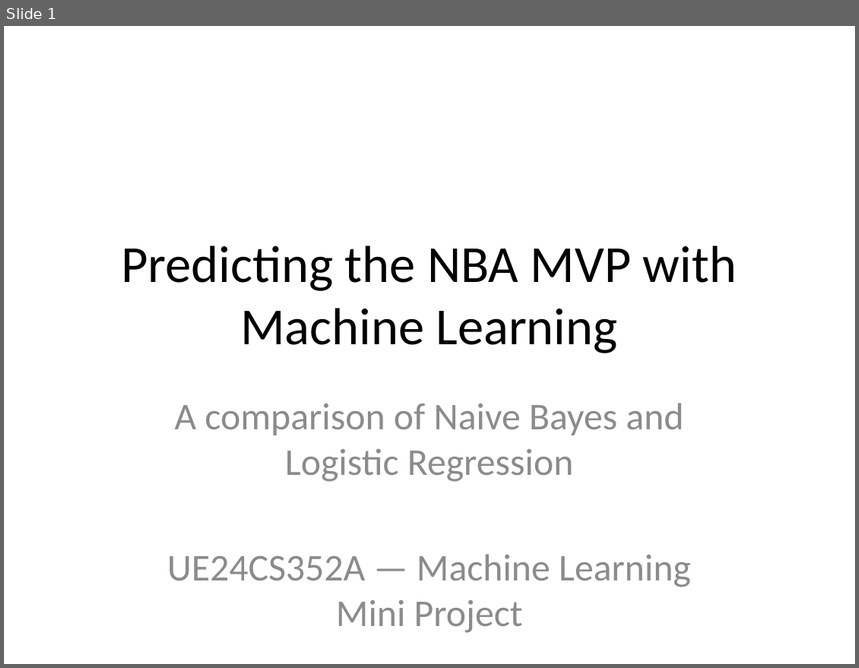
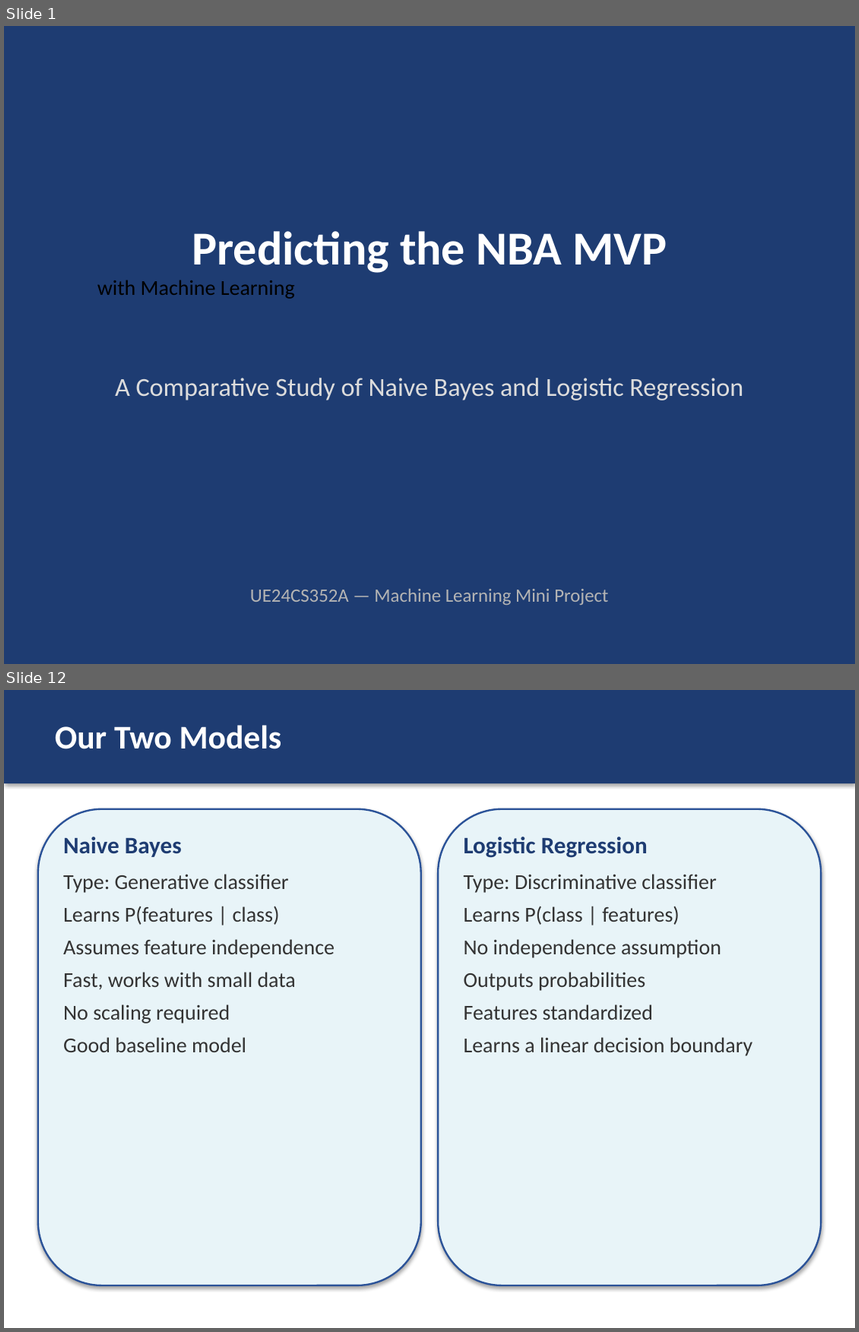
Before and after one commit to Nami-181/nba-mvp-ml, a slide deck: reports/presentation/NBA_MVP_Prediction.pptx. Shown one above the other, each under a label of ours: slide 1 before the commit, slides 1 and 12 after it; the slides between them are not shown. The pictures are 859x668 and 859x1332 pixels, drawn with LibreOffice and Linux fonts; fonts in the diff are those of the drawing. Boxes give left, top, right and bottom in pixels: in the first picture for what was removed or moved away, otherwise in the second. Text is boxed around its words. In the diff, an @@ line names an element or a change of style, - is before the commit and + after.

```diff
--- a/reports/presentation/NBA_MVP_Prediction.pptx
+++ b/reports/presentation/NBA_MVP_Prediction.pptx
@@ slide 12 added at (4,690,855,1328), background #FFFFFF @@
@@ rectangle added at (4,690,855,783), fill #1E3C72 @@
@@ text added at (55,725,282,749), 28 pt, text #FFFFFF, bold @@
+Our Two Models
@@ rounded rectangle added at (38,809,421,1286), fill #E8F4F8, outline #2A5298 1.5 pt @@
@@ rounded rectangle added at (438,809,821,1286), fill #E8F4F8, outline #2A5298 1.5 pt @@
@@ text added at (63,837,335,1053), 18 pt, text #333333 @@
+Naive Bayes
+Type: Generative classifier
+Learns P(features | class)
+Assumes feature independence
+Fast, works with small data
+No scaling required
+Good baseline model
@@ text added at (464,837,753,1056), 18 pt, text #333333 @@
+Logistic Regression
+Type: Discriminative classifier
+Learns P(class | features)
+No independence assumption
+Outputs probabilities
+Features standardized
+Learns a linear decision boundary
@@ slide 1 changed as well @@
@@ background #FFFFFF to #1E3C72 @@
@@ text "Predicting the NBA MVP" at (97,231,667,299): vertical alignment middle to top @@
@@ text at (97,231,667,299): text changed; size 44 to 40 pt; text colour #000000 to #FFFFFF; bold on @@
-Predicting the NBA MVP with Machine Learning
+Predicting the NBA MVP
+with Machine Learning
@@ text at (115,378,743,401): text changed; size 32 to 22 pt; text colour #8C8C8C to #DCDCDC @@
-A comparison of Naive Bayes and Logistic Regression
-UE24CS352A — Machine Learning Mini Project
+A Comparative Study of Naive Bayes and Logistic Regression
@@ text added at (250,589,608,605), 16 pt, text #B4B4B4 @@
+UE24CS352A — Machine Learning Mini Project
```
Also in this commit, not shown: 6 other slides changed, 20 other slides added, 6 slides removed, 8 other files.
